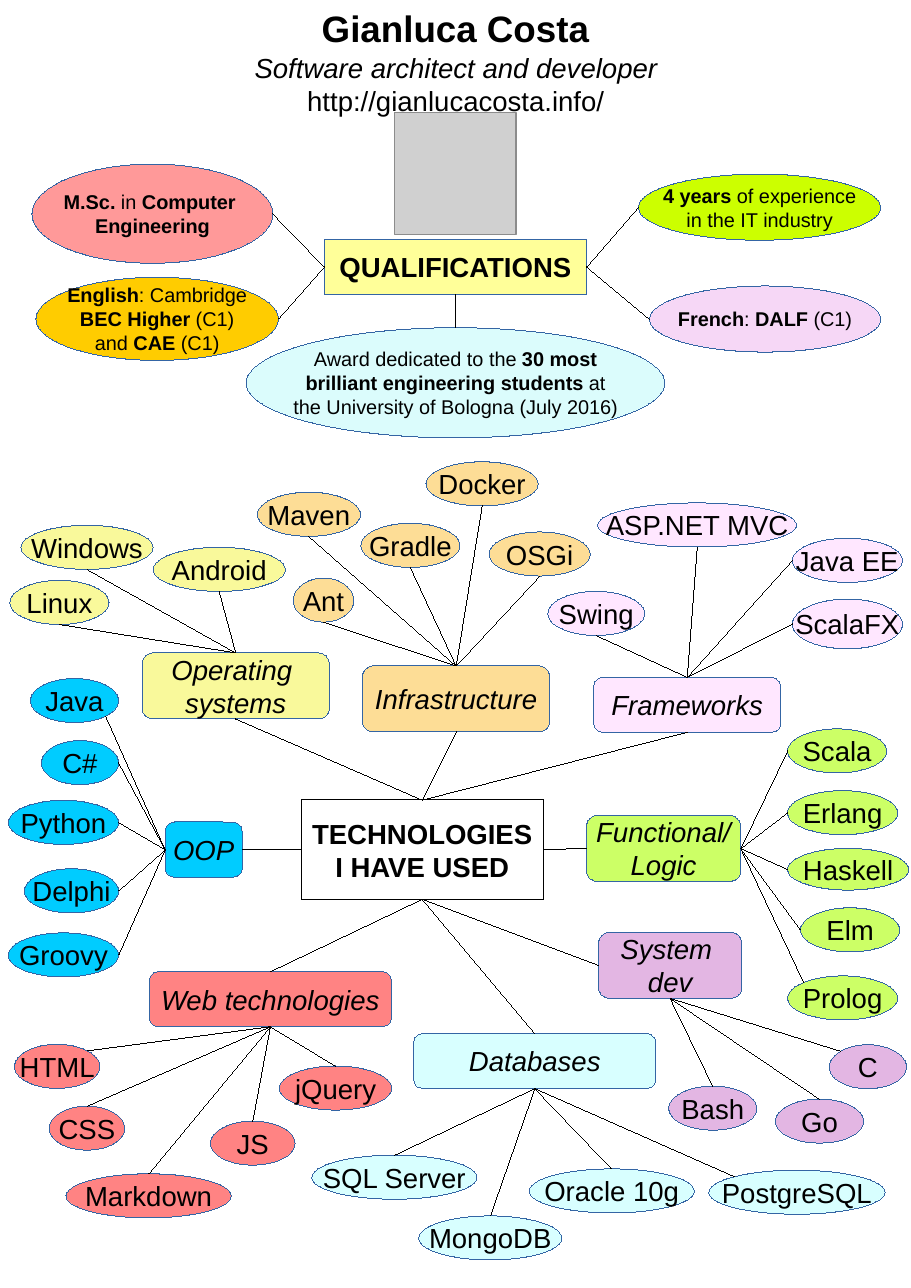
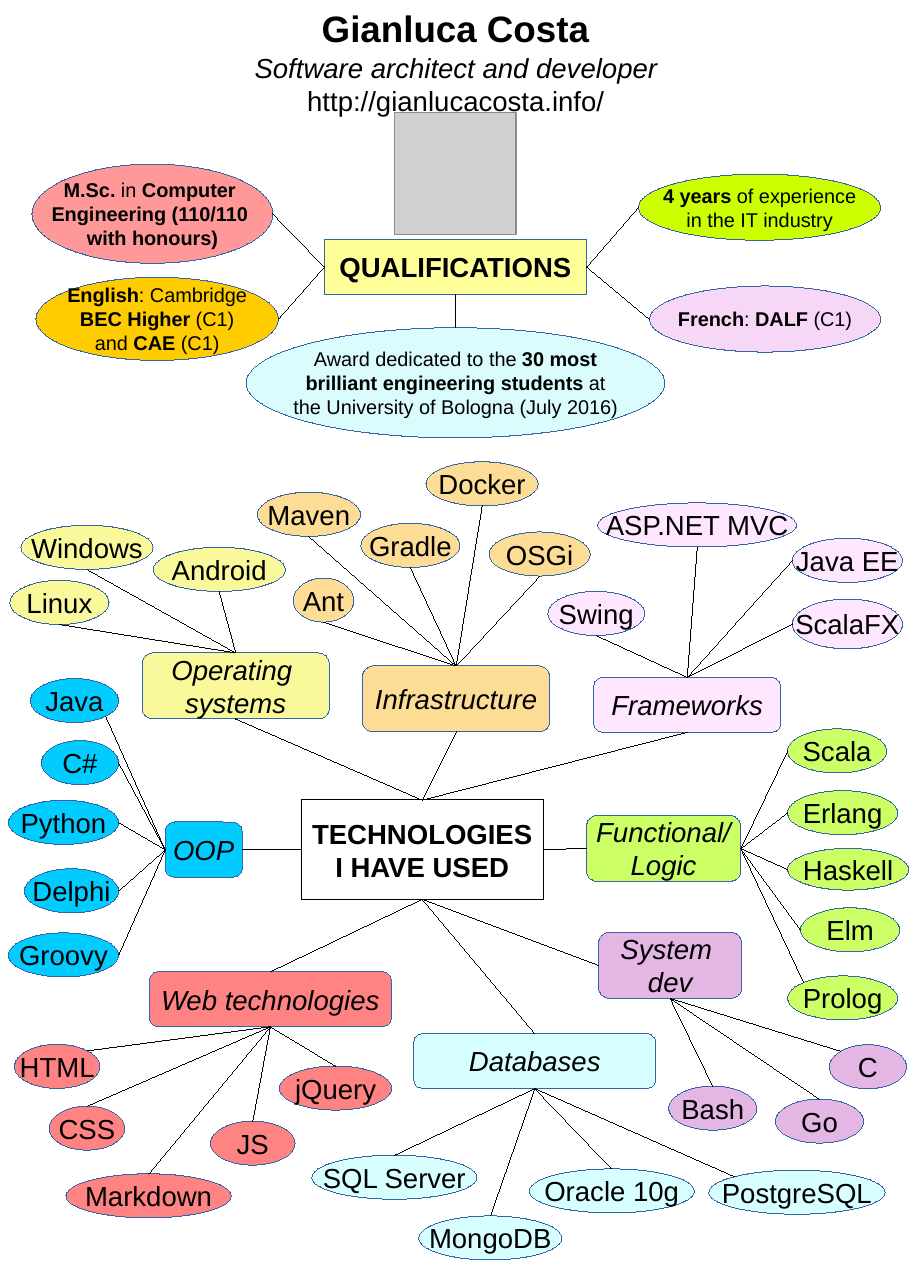
Before and after one commit to giancosta86/giancosta86.github.io, a slide deck: slide 1 of _sources/cv_costa_en.odp. Drawn at 911x1288 pixels with LibreOffice and Linux fonts; fonts in the diff are those of the drawing; grey boxes stand for pictures. Boxes give left, top, right and bottom in pixels: in the first picture for what was removed or moved away, otherwise in the second. Text is boxed around its words. In the diff, an @@ line names an element or a change of style, - is before the commit and + after.

```diff
--- a/_sources/cv_costa_en.odp
+++ b/_sources/cv_costa_en.odp
@@ text in ellipse at [52,206,248,249]: text changed @@
-Engineering
+Engineering (110/110
+with honours)
```
Also in this commit, not shown: 1 other file.
